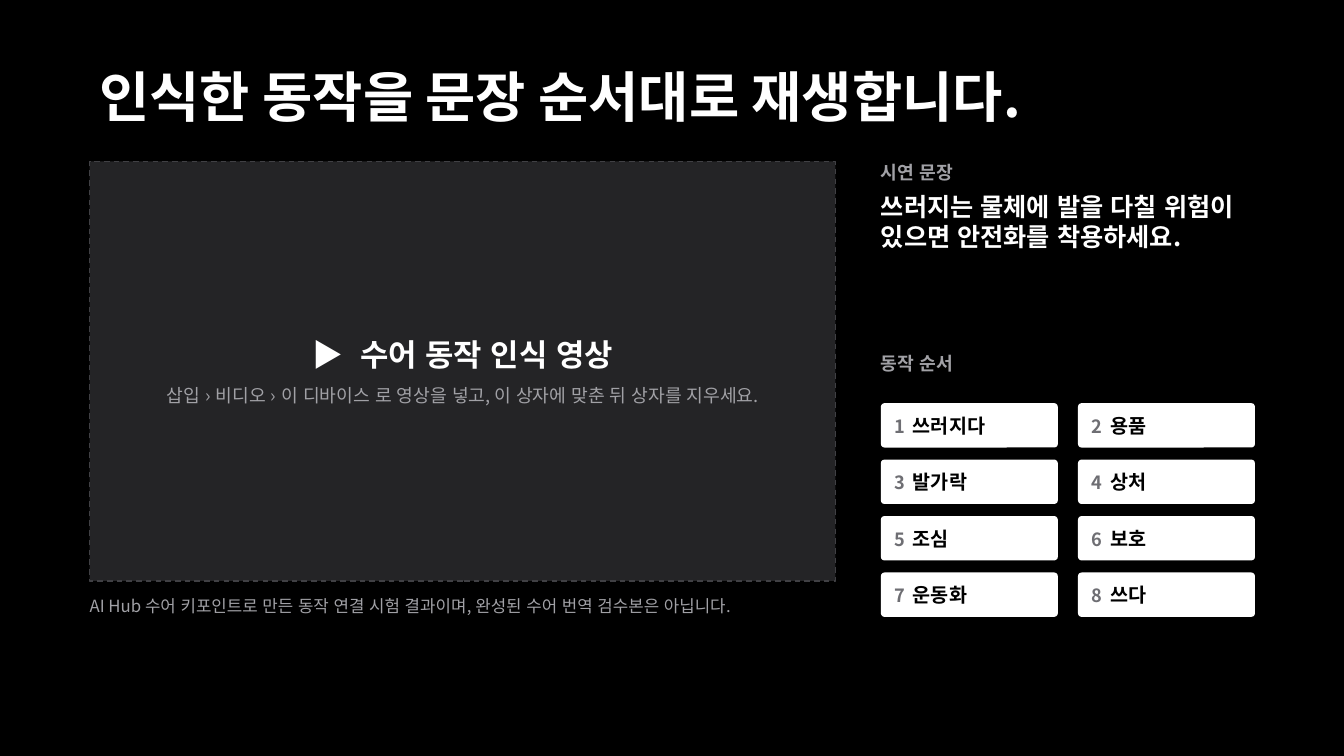
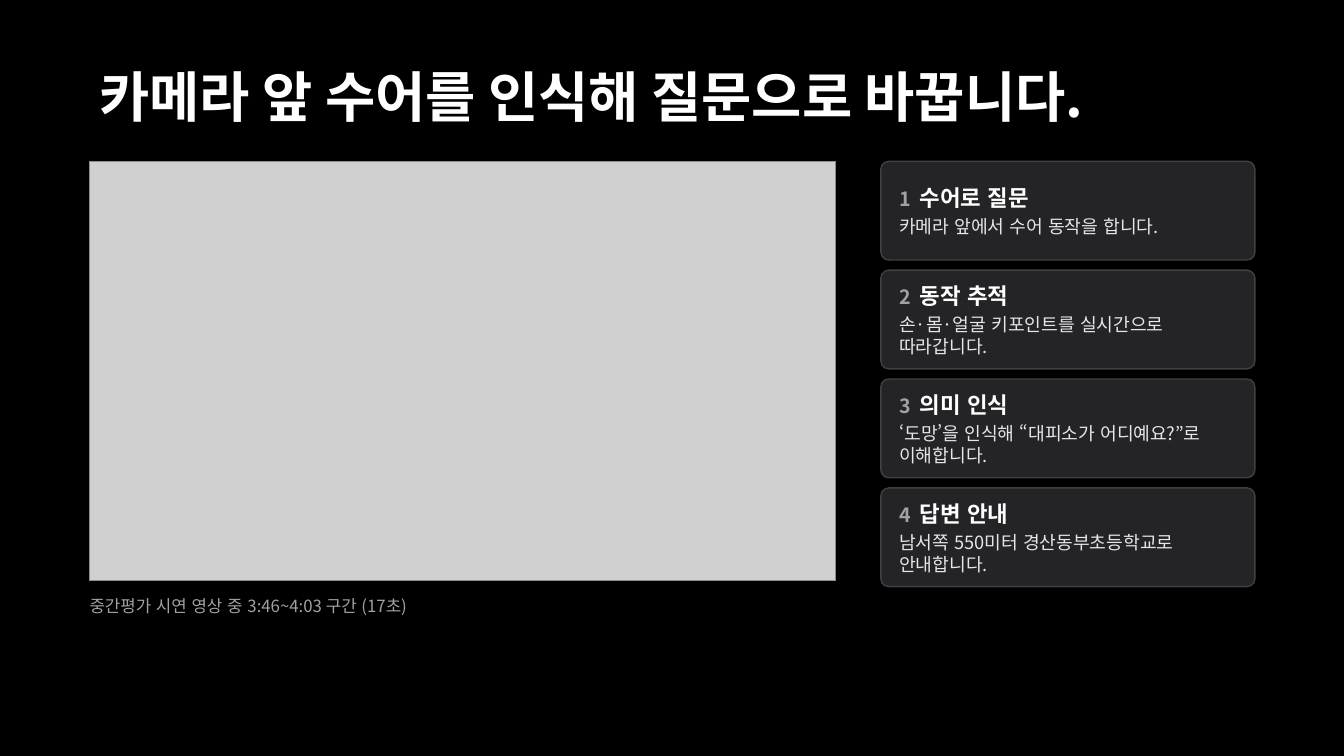
Before and after one commit to BioCode67/AI-service-project, a slide deck: slide 11 of 이음_추가.pptx. Drawn at 1344x756 pixels with LibreOffice and Linux fonts; fonts in the diff are those of the drawing; grey boxes stand for pictures. Boxes give left, top, right and bottom in pixels: in the first picture for what was removed or moved away, otherwise in the second. Text is boxed around its words. In the diff, an @@ line names an element or a change of style, - is before the commit and + after.

```diff
--- a/이음_추가.pptx
+++ b/이음_추가.pptx
@@ text at (100, 71, 1084, 122): text changed @@
-인식한 동작을 문장 순서대로 재생합니다.
+카메라 앞 수어를 인식해 질문으로 바꿉니다.
@@ rectangle removed at (90, 161, 836, 581) @@
-▶ 수어 동작 인식 영상
-삽입 › 비디오 › 이 디바이스 로 영상을 넣고, 이 상자에 맞춘 뒤 상자를 지우세요.
@@ picture added at (90, 161, 836, 581) @@
@@ text removed at (881, 163, 1234, 249) @@
-시연 문장
-쓰러지는 물체에 발을 다칠 위험이 있으면 안전화를 착용하세요.
@@ rounded rectangle added at (881, 161, 1255, 260), fill #242426, outline #404044 1 pt, 13 pt, text #E5E5EA @@
+1 수어로 질문
+카메라 앞에서 수어 동작을 합니다.
@@ rounded rectangle added at (881, 270, 1255, 369), fill #242426, outline #404044 1 pt, 13 pt, text #E5E5EA @@
+2 동작 추적
+손·몸·얼굴 키포인트를 실시간으로 따라갑니다.
@@ text removed at (881, 354, 952, 372) @@
-동작 순서
@@ rounded rectangle added at (881, 379, 1255, 478), fill #242426, outline #404044 1 pt, 13 pt, text #E5E5EA @@
+3 의미 인식
+‘도망’을 인식해 “대피소가 어디예요?”로 이해합니다.
@@ rounded rectangle removed at (1078, 403, 1255, 448) @@
-2 용품
@@ rounded rectangle removed at (881, 460, 1059, 504) @@
-3 발가락
@@ rounded rectangle removed at (1078, 460, 1255, 504) @@
-4 상처
@@ rounded rectangle "4 답변 안내": place and size @@
-rounded rectangle "4 답변 안내" at (881, 403, 1059, 448)
+rounded rectangle "4 답변 안내" at (881, 488, 1255, 587)
@@ rounded rectangle "4 답변 안내" at (881, 488, 1255, 587): fill #FFFFFF to #242426; outline none to #404044 1 pt @@
@@ text in rounded rectangle at (899, 503, 1173, 573): text changed; size 14 to 13 pt; text colour #000000 to #E5E5EA; bold off @@
-1 쓰러지다
+4 답변 안내
+남서쪽 550미터 경산동부초등학교로 안내합니다.
@@ rounded rectangle removed at (881, 516, 1059, 561) @@
-5 조심
@@ rounded rectangle removed at (1078, 516, 1255, 561) @@
-6 보호
@@ text at (90, 598, 406, 615): text changed @@
-AI Hub 수어 키포인트로 만든 동작 연결 시험 결과이며, 완성된 수어 번역 검수본은 아닙니다.
+중간평가 시연 영상 중 3:46~4:03 구간 (17초)
@@ rounded rectangle removed at (881, 573, 1059, 617) @@
-7 운동화
@@ rounded rectangle removed at (1078, 573, 1255, 617) @@
-8 쓰다
```
Also in this commit, not shown: 1 other slide changed.
